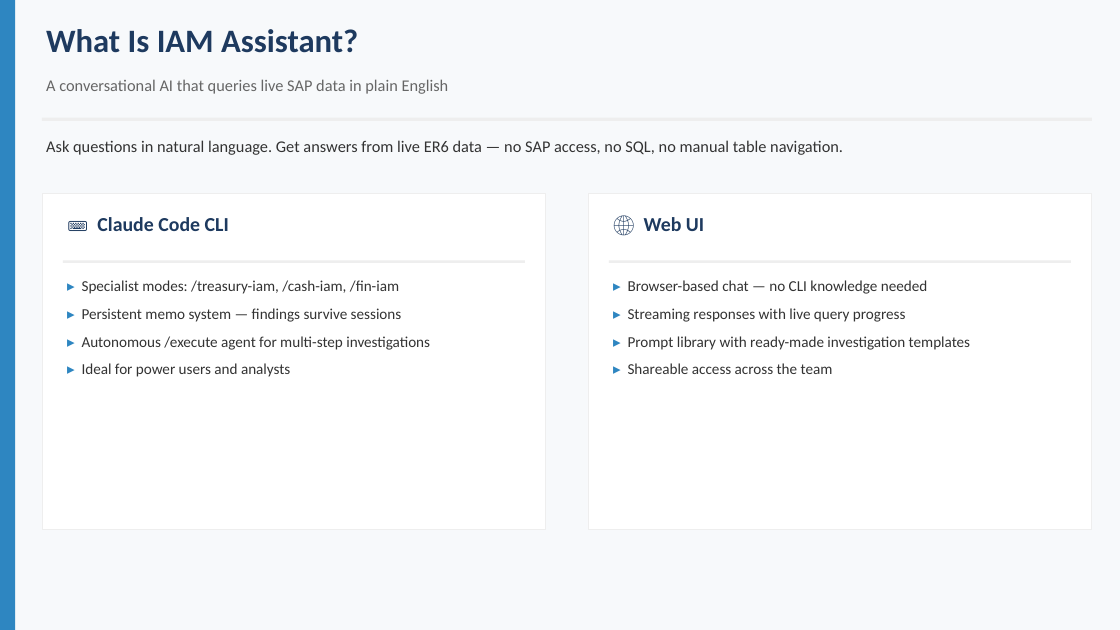
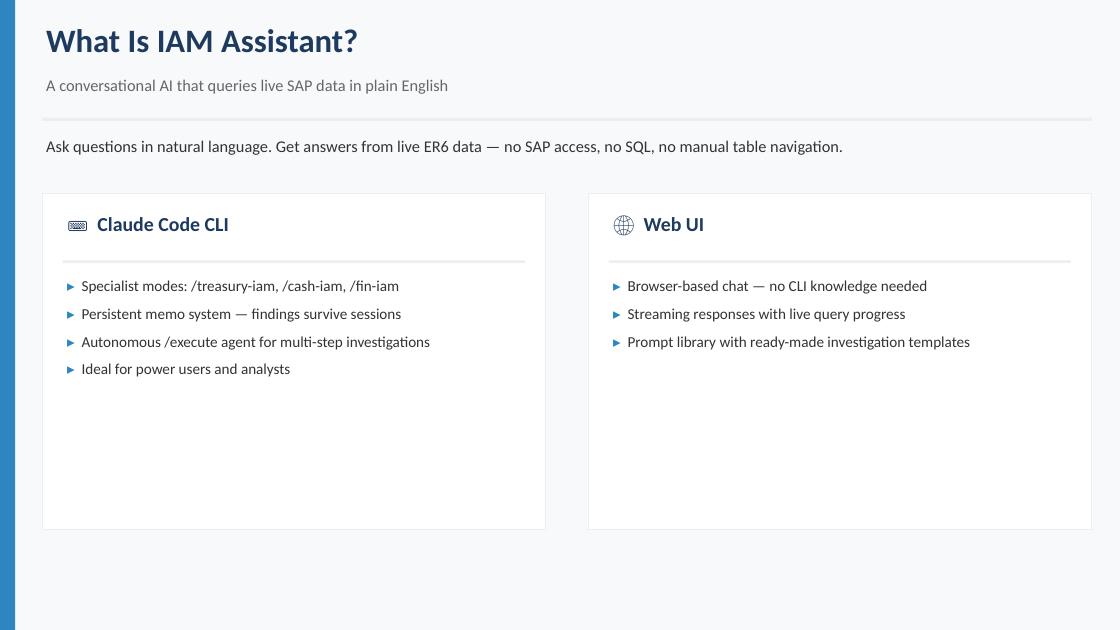
Before and after one commit to i015289/IAM-Assistant, a slide deck: slide 3 of docs/IAM_Assistant_Intro.pptx. Drawn at 1120x630 pixels with LibreOffice and Linux fonts; fonts in the diff are those of the drawing. Boxes give left, top, right and bottom in pixels: in the first picture for what was removed or moved away, otherwise in the second. Text is boxed around its words. In the diff, an @@ line names an element or a change of style, - is before the commit and + after.

```diff
--- a/docs/IAM_Assistant_Intro.pptx
+++ b/docs/IAM_Assistant_Intro.pptx
@@ text at [628, 363, 833, 374]: paragraph removed @@
-▸ Shareable access across the team
```
Also in this commit, not shown: 1 other slide changed, 13 other files.
